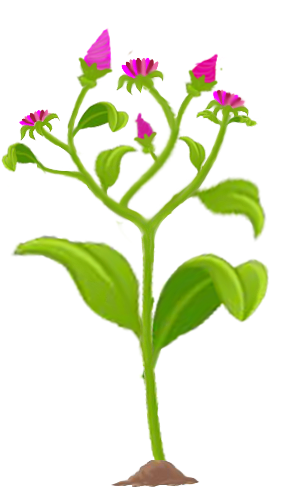
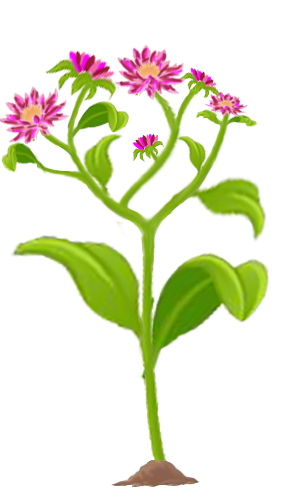
Layered file, before and after one edit (300x500). Changes by layer:
painted on "Ebene 18" over box(3, 45, 249, 382)
moved "Ebene 19 Kopie" above "Ebene 19 Kopie 2", painted on it over box(116, 68, 164, 162)
painted on "Ebene 19 Kopie 2" over box(44, 49, 249, 120)
added layer "Ebene 9 Kopie 2" above "Ebene 9 Kopie 3" over box(204, 92, 249, 118)
added layer "Ebene 9 Kopie 3" above "Ebene 9 Kopie" over box(0, 85, 71, 145)
renamed "Ebene 16" to "Ebene 9 Kopie", moved it above "Ebene 19", painted on it over box(114, 44, 227, 101)
painted on "Ebene 19" over box(19, 67, 220, 141)
removed layer "Ellipse 4 Kopie 2" over box(19, 109, 49, 127)
removed layer "Ellipse 4 Kopie 3" over box(121, 58, 159, 82)
removed layer "Ellipse 4 Kopie" over box(121, 58, 159, 82)
removed layer "Ebene 14" over box(75, 27, 224, 91)
moved "Ebene 7 Kopie 9" above "Ebene 7 Kopie 12" over box(38, 118, 84, 157)
removed layer "Ebene 12 Kopie" over box(131, 112, 158, 156)
painted on "Ebene 2 Kopie 2" over box(82, 132, 142, 206)
